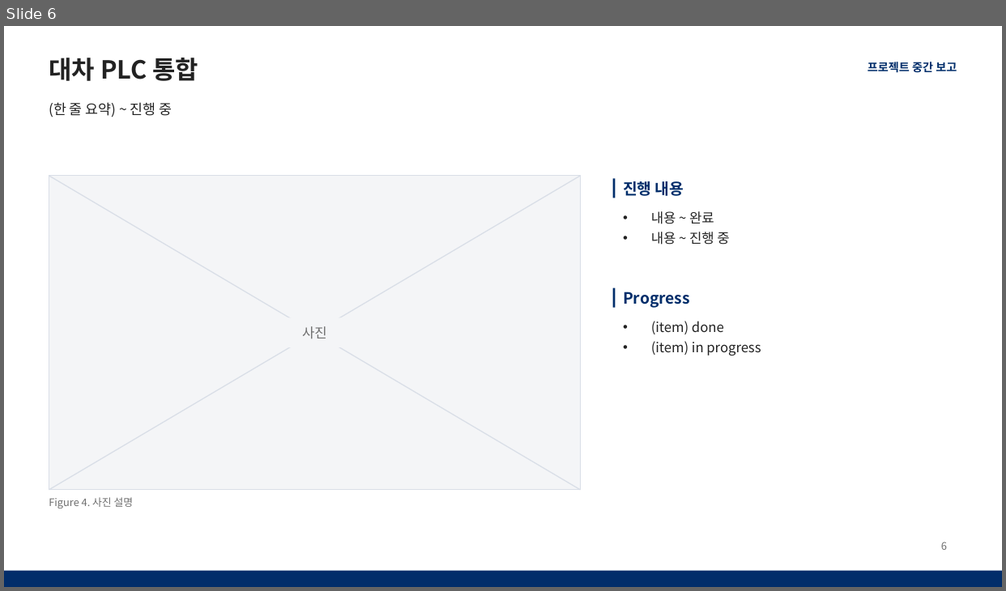
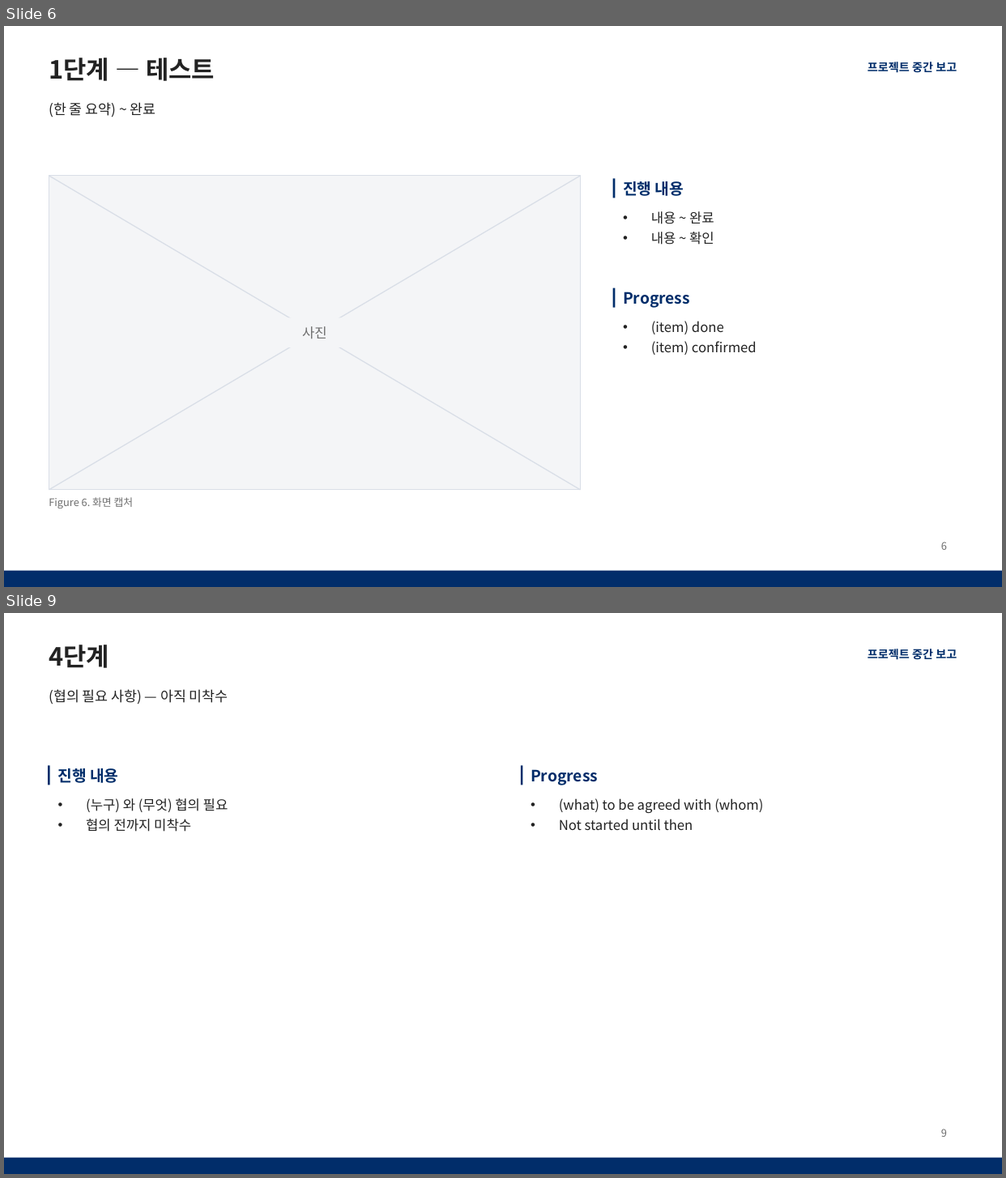
Before and after one commit to chanyee725/PPT-Template, a slide deck: templates/interim-report.pptx. Shown one above the other, each under a label of ours: slide 6 before the commit, slides 6 and 9 after it; the slides between them are not shown. The pictures are 1006x591 and 1006x1178 pixels, drawn with LibreOffice and Linux fonts; fonts in the diff are those of the drawing. Boxes give left, top, right and bottom in pixels: in the first picture for what was removed or moved away, otherwise in the second. Text is boxed around its words. In the diff, an @@ line names an element or a change of style, - is before the commit and + after.

```diff
--- a/templates/interim-report.pptx
+++ b/templates/interim-report.pptx
@@ slide 9 added at box(4, 613, 1002, 1174), background #FFFFFF; not listed: 2 template elements that a slide beside it also shows @@
@@ title added at box(49, 645, 109, 668), 24 pt, text #222222, bold @@
+4단계
@@ text added at box(49, 689, 228, 705), 13.5 pt, text #222222 @@
+(협의 필요 사항) — 아직 미착수
@@ rectangle added at box(49, 766, 50, 786), fill #012D6A @@
@@ text added at box(58, 769, 118, 783), 15 pt, text #012D6A, bold @@
+진행 내용
@@ rectangle added at box(521, 766, 522, 786), fill #012D6A @@
@@ text added at box(530, 769, 598, 786), 15 pt, text #012D6A, bold @@
+Progress
@@ text added at box(86, 798, 228, 832), 13 pt, text #222222 @@
+• (누구) 와 (무엇) 협의 필요
+• 협의 전까지 미착수
@@ text added at box(559, 798, 763, 830), 13 pt, text #222222 @@
+• (what) to be agreed with (whom)
+• Not started until then
@@ page number added at box(941, 1129, 947, 1137), 10 pt, text #6E6E6E @@
+9
@@ slide 6 changed as well @@
@@ title at box(49, 58, 215, 81): text changed @@
-대차 PLC 통합
+1단계 — 테스트
@@ text at box(49, 102, 156, 118): text changed @@
-(한 줄 요약) ~ 진행 중
+(한 줄 요약) ~ 완료
@@ text at box(651, 232, 714, 245): text changed @@
-• 내용 ~ 진행 중
+• 내용 ~ 확인
@@ text at box(651, 341, 756, 355): text changed @@
-• (item) in progress
+• (item) confirmed
@@ text at box(49, 497, 134, 509): text changed @@
-Figure 4. 사진 설명
+Figure 6. 화면 캡처
```
Also in this commit, not shown: 2 other slides changed, 11 other slides added, 7 slides removed, 1 other file.
